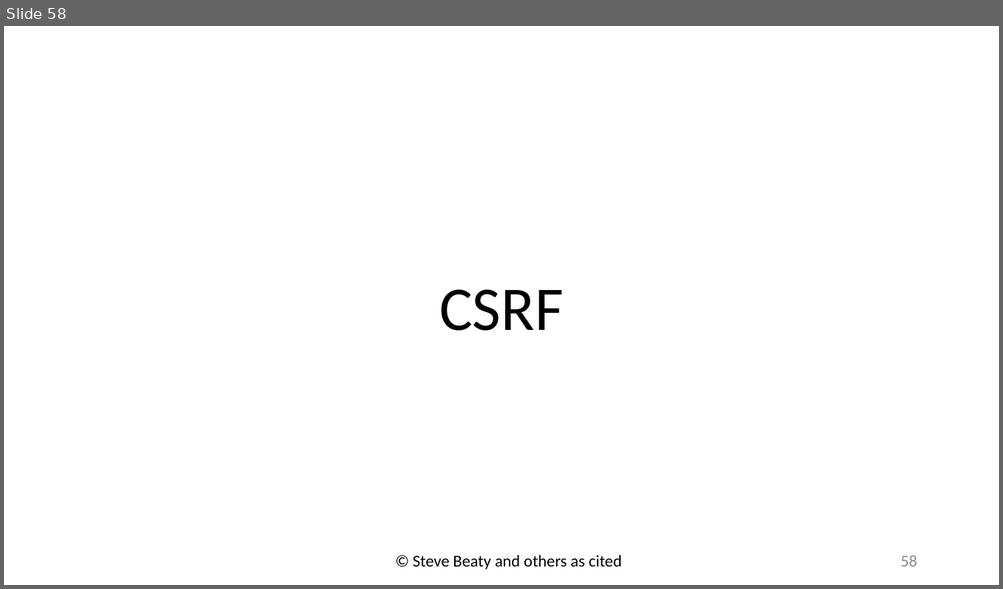
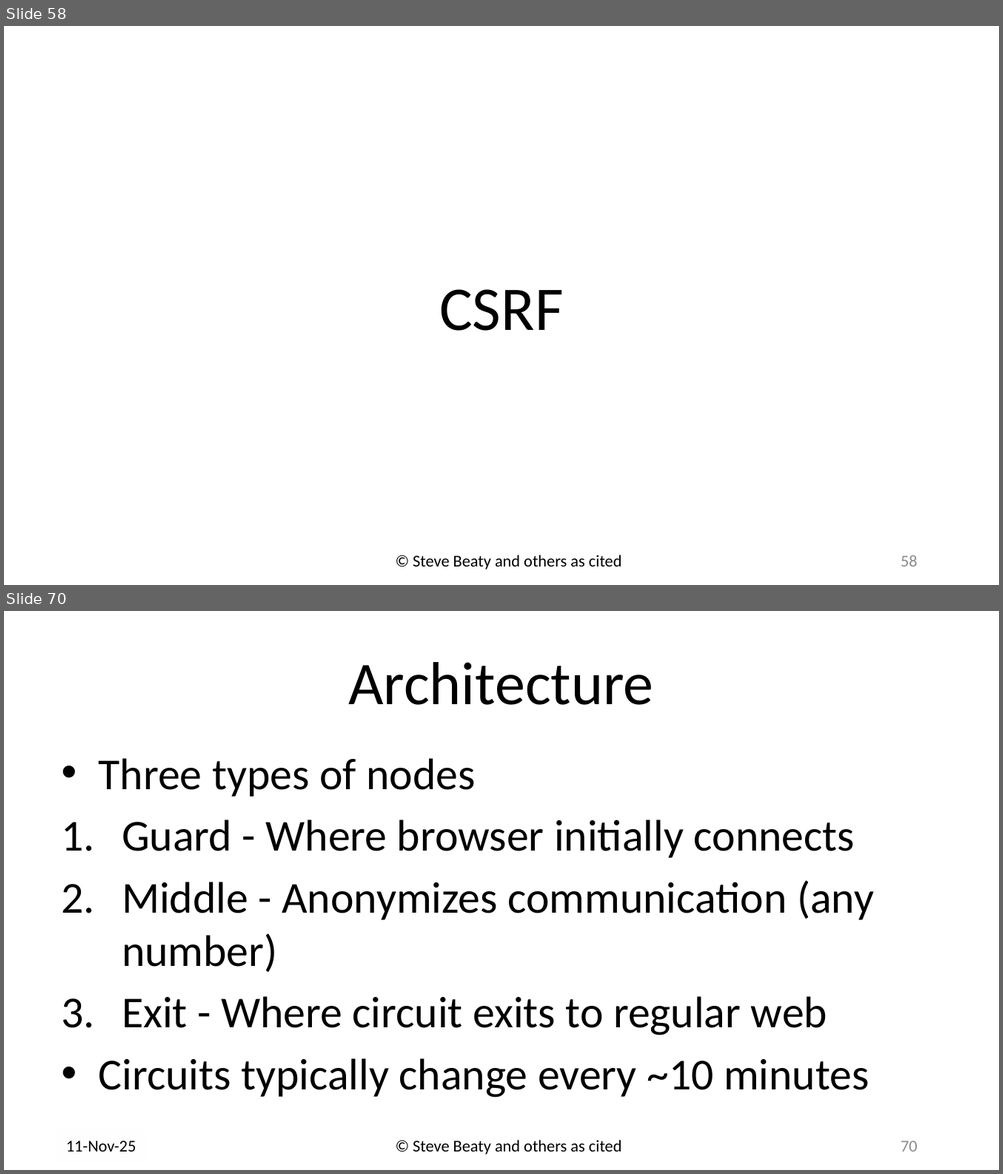
Before and after one commit to drb80/WebAppDev, a slide deck: Slides/Chapter06.pptx. Shown one above the other, each under a label of ours: slide 58 before the commit, slides 58 and 70 after it; the slides between them are not shown. The pictures are 1003x589 and 1003x1174 pixels, drawn with LibreOffice and Linux fonts; fonts in the diff are those of the drawing; background and template pictures are left out. Boxes give left, top, right and bottom in pixels: in the first picture for what was removed or moved away, otherwise in the second. Text is boxed around its words. In the diff, an @@ line names an element or a change of style, - is before the commit and + after.

```diff
--- a/Slides/Chapter06.pptx
+++ b/Slides/Chapter06.pptx
@@ slide 70 added at box(4, 611, 999, 1170), background picture (left out) @@
@@ title added at box(348, 662, 653, 705), 58.7 pt, text #000000 @@
+Architecture
@@ text added at box(99, 758, 874, 1098), 42.7 pt, text #000000 @@
+• Three types of nodes
+1. Guard - Where browser initially connects
+2. Middle - Anonymizes communication (any number)
+3. Exit - Where circuit exits to regular web
+• Circuits typically change every ~10 minutes
@@ text added at box(66, 1141, 136, 1152), 16 pt, text #000000 @@
+11-Nov-25
@@ text added at box(412, 1140, 622, 1155), 16 pt, text #000000 @@
+© Steve Beaty and others as cited
@@ page number added at box(900, 1141, 917, 1152), 16 pt, text #8C8C8C @@
+70
```
Also in this commit, not shown: 51 slides changed, 40 other slides added.
